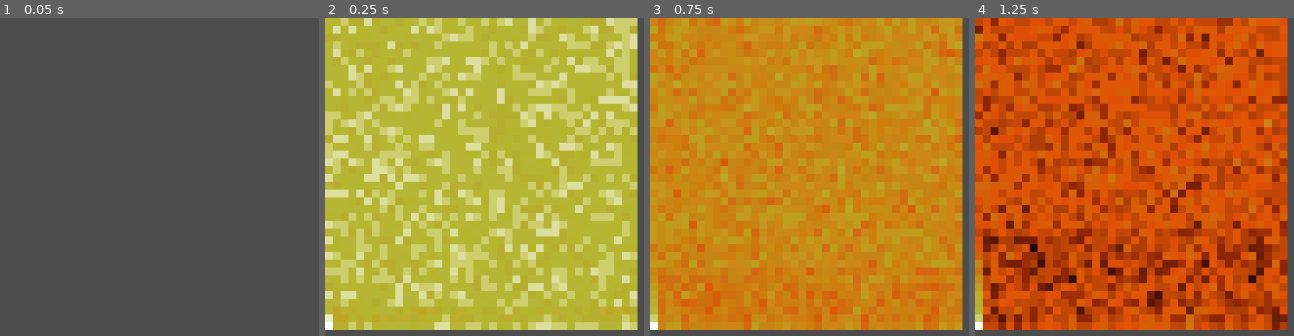
Above: before the commit, frames 1-4 (left to right).
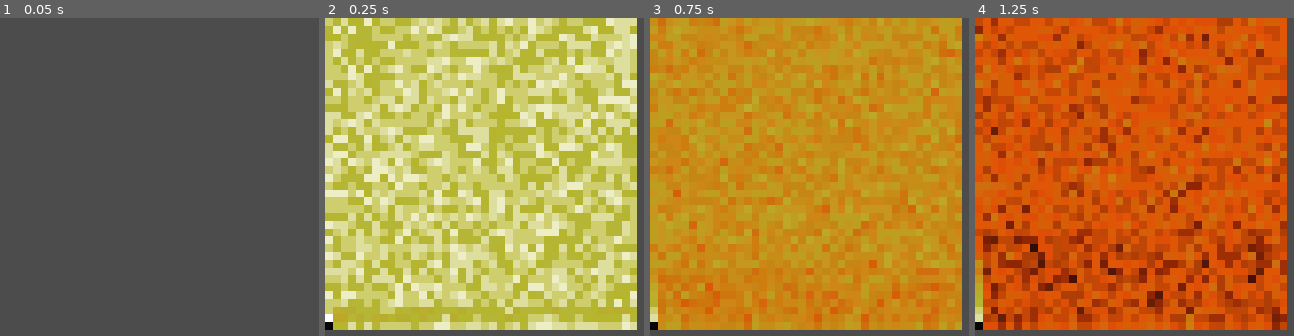
Above: after the commit, the same moments.

Repository: Pravalika0621/doom-fire-algorithm
Game: Godot game, scene res://Fire.tscn
Two runs of this game, one before a commit and one after it. Both use one fixed random seed, a clock stepped at 60 frames per second and the inputs below.
Inputs:
- Up to frame 1 (0.05 s): no input
- Up to frame 2 (0.25 s): no input
- Up to frame 3 (0.75 s): no input
- Up to frame 4 (1.25 s): no input

Frame 1 is identical in both runs. In frame 2, 62% of the frame differs, in the area x 0-99%, y 0-99%; in frame 3, 0.6%; in frame 4, 2.4%.

Commit message:
Update project settings

Diff:
--- a/playground/gdscript-doom-fire/core/Render.gd
+++ b/playground/gdscript-doom-fire/core/Render.gd
@@ -27,7 +27,7 @@
 
 	for x in range(size.x):
 		for y in range(size.y):
-			var col = COLORS[target.get_pixel(Vector2(x, y)) - 1]
+			var col = COLORS[target.get_pixel(Vector2(x, y))]
 
 			img.lock()
 			img.set_pixel(x, y, Color(col.r / 255.0, col.g / 255.0, col.b / 255))
--- a/playground/gdscript-doom-fire/project.godot
+++ b/playground/gdscript-doom-fire/project.godot
@@ -19,6 +19,15 @@
 run/main_scene="res://Fire.tscn"
 config/icon="res://icon.png"
 
+[debug]
+
+gdscript/warnings/enable=false
+
+[display]
+
+window/stretch/mode="2d"
+window/stretch/aspect="keep"
+
 [rendering]
 
 environment/default_environment="res://default_env.tres"
